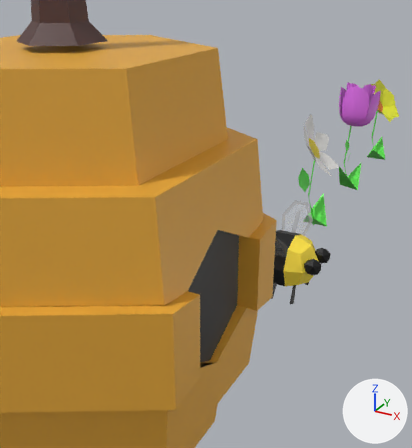
The glTF model assets/models/Bee.glb: old version first, new version second.
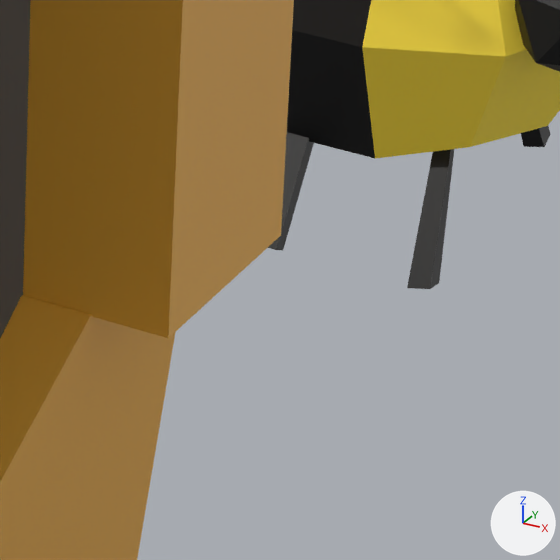
Each version is shown from a camera (50 mm lens) standing at (1.424, -3.865, 2.077) and looking at (-0.587, -0.208, 0.248), then close up on the part from 57% to 75% of the width and 59% to 76% of the height. The axes (+X, +Y, +Z) are drawn at lower right. The lights are the same throughout. The first two pictures are the older version. Both versions are drawn at full value of the shape key 'Legs' of 'Bee'; the numbers are the values there. Vertices at exactly the same position are counted once.

Objects in the first close-up: 'Bee', 'Hive'.
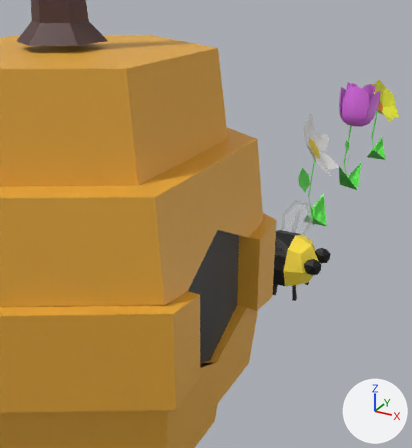
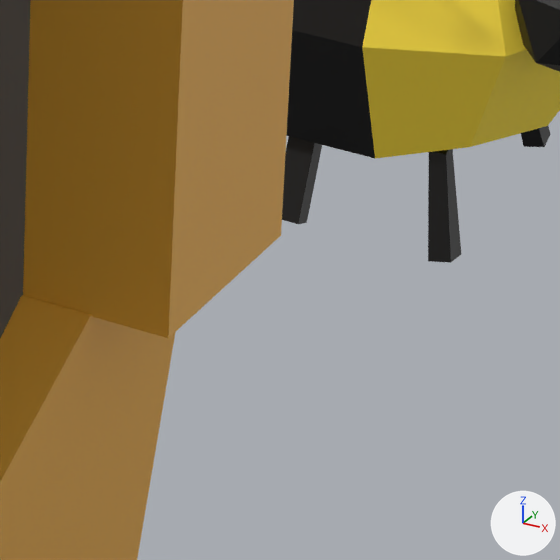
Where the change shows, as pixel boxes [x1, y1, x2, y2] in the close-ups (560 x 560 px; the box of a moved part takes in the faces that stretch with it):
```json
{"object": "Bee", "change": "reshaped", "before": [268, 0, 560, 289], "after": [282, 0, 560, 263]}
{"part": 1, "of": "me_cube", "change": "moved or reshaped", "before": [268, 132, 454, 289], "after": [282, 136, 461, 263]}
```

Edits to the scene script, one JSON object a line:
```json
{"block": "me_cube", "where": "me_cube.from_pydata(...)  # 153 vertices, 234 faces; spans x -1.37..1.22, y -1.35..1.35, z -1.03..1.35"}
{"block": "me_cube", "where": "# used by ob_bee; location = (0.0, 0.0, 0.0); scale = (0.287, 0.265, 0.265)"}
{"block": "me_cube", "change": "me_cube part 1: 24 of 153 vertices moved; they spanned x -0.68..0.64, y -0.9..-0.34, z -1.03..-0.49 and now span x -0.68..0.64, y -0.67..-0.37, z -1.03..-0.49; mean shift (0.0, 0.12, 0.0); largest move (-0.52, -0.75, -1.03) -> (-0.52, -0.48, -1.03)"}
```
